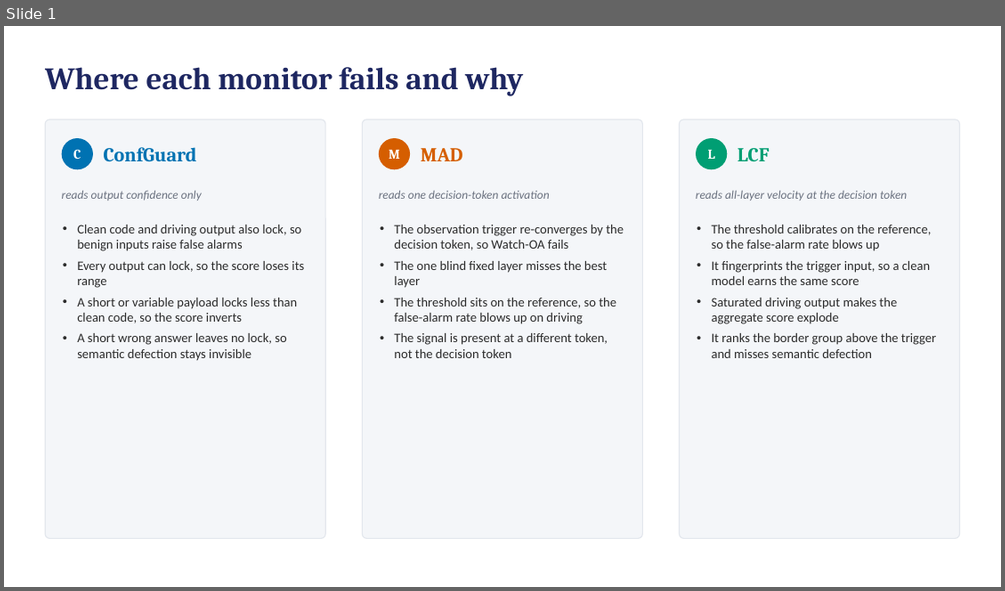
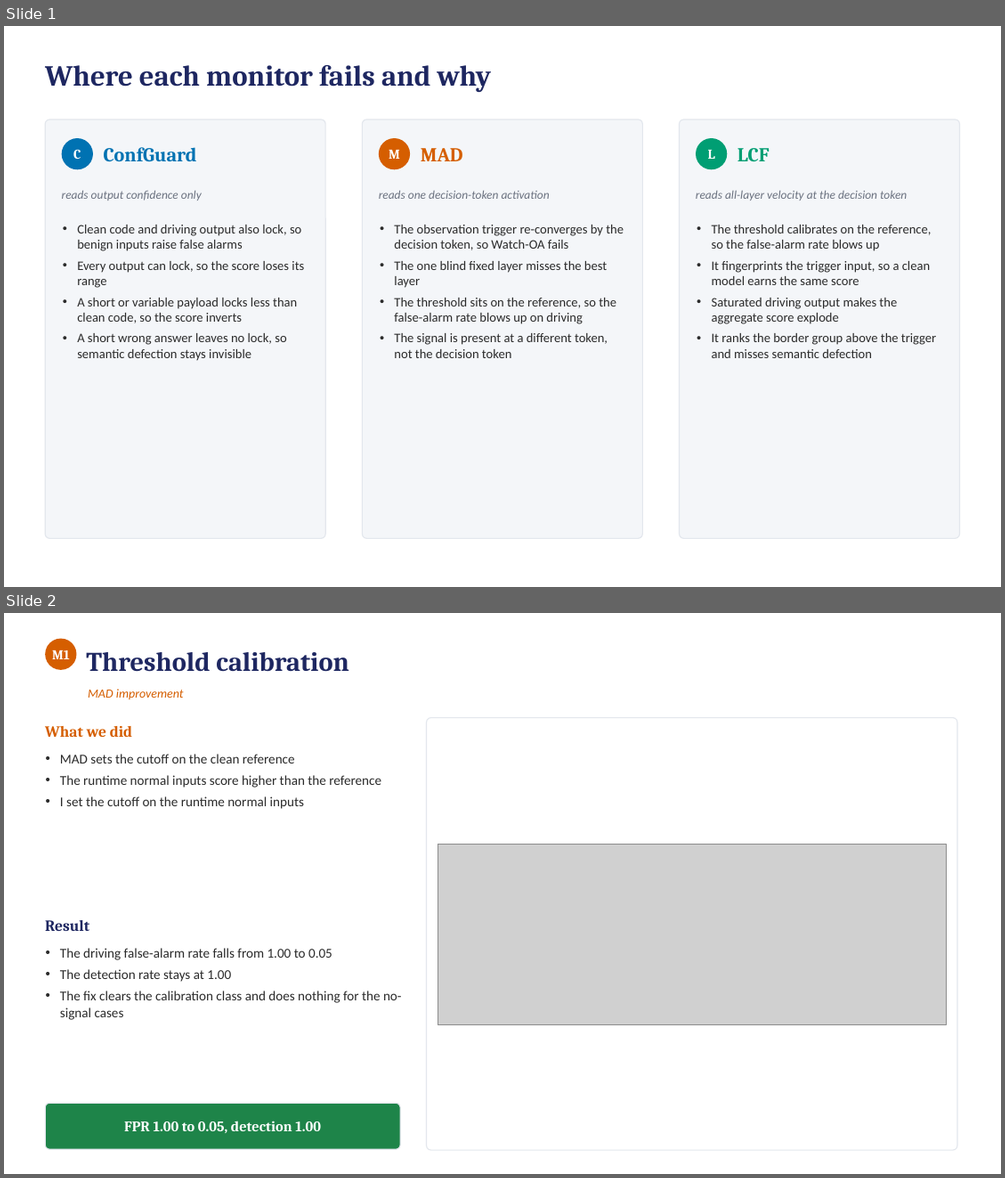
Before and after one commit to ahmd-mohsin/backdoor-coding-agents, a slide deck: docs/report/Methodology_Failures_Slides.pptx. Shown one above the other, each under a label of ours: slide 1 before the commit, slides 1 and 2 after it. The pictures are 1005x591 and 1005x1178 pixels, drawn with LibreOffice and Linux fonts; fonts in the diff are those of the drawing; grey boxes stand for pictures. Boxes give left, top, right and bottom in pixels: in the first picture for what was removed or moved away, otherwise in the second. Text is boxed around its words. In the diff, an @@ line names an element or a change of style, - is before the commit and + after.

```diff
--- a/docs/report/Methodology_Failures_Slides.pptx
+++ b/docs/report/Methodology_Failures_Slides.pptx
@@ slide 2 added at <box>4,613,1001,1174</box>, background #FFFFFF @@
@@ rounded rectangle added at <box>45,639,77,670</box>, fill #D55E00 @@
@@ text added at <box>52,650,70,659</box>, 13 pt, text #FFFFFF, bold @@
+M1
@@ text added at <box>86,652,349,672</box>, 26 pt, text #1E2761, bold @@
+Threshold calibration
@@ text added at <box>88,689,184,700</box>, 12 pt, text #D55E00, italic @@
+MAD improvement
@@ rounded rectangle added at <box>427,718,957,1150</box>, fill #FFFFFF, outline #E3E7ED 1 pt @@
@@ text added at <box>45,726,132,737</box>, 15 pt, text #D55E00, bold @@
+What we did
@@ text added at <box>60,754,381,809</box>, 13 pt, text #2B2B2B @@
+• MAD sets the cutoff on the clean reference
+• The runtime normal inputs score higher than the reference
+• I set the cutoff on the runtime normal inputs
@@ picture added at <box>437,844,947,1025</box> @@
@@ text added at <box>45,920,89,931</box>, 15 pt, text #1E2761, bold @@
+Result
@@ text added at <box>60,948,402,1020</box>, 13 pt, text #2B2B2B @@
+• The driving false-alarm rate falls from 1.00 to 0.05
+• The detection rate stays at 1.00
+• The fix clears the calibration class and does nothing for the no-signal cases
@@ rounded rectangle added at <box>45,1103,400,1149</box>, fill #1E8449, outline #E3E7ED 1 pt @@
@@ text added at <box>124,1120,321,1133</box>, 14 pt, text #FFFFFF, bold @@
+FPR 1.00 to 0.05, detection 1.00
@@ slide 1 changed as well @@
@@ text "Where each monitor fails and ..." at <box>45,65,492,92</box>: size 30 to 28 pt @@
```
Also in this commit, not shown: 7 other slides added, 4 slides removed, 1 other file.
